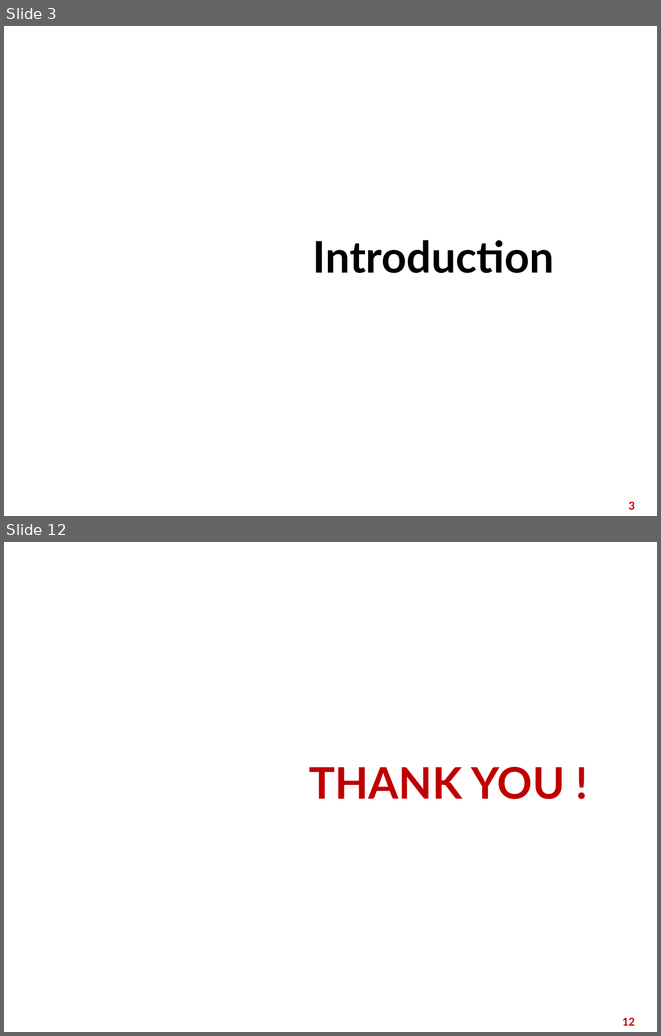
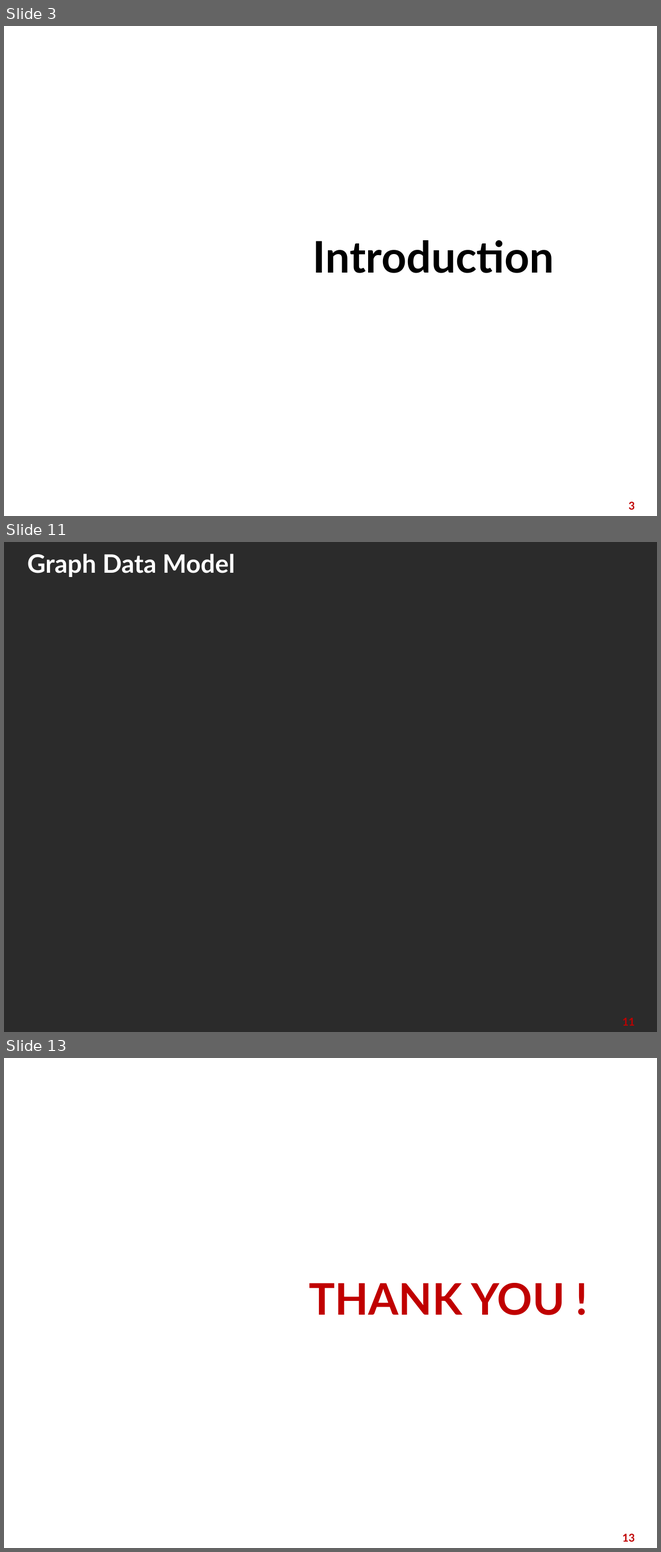
Before and after one commit to nnt2606/semantic-web, a slide deck: Semantic web.pptx. Shown one above the other, each under a label of ours: slides 3 and 12 before the commit, slides 3, 11 and 13 after it; the slides between them are not shown. The pictures are 661x1036 and 661x1552 pixels, drawn with LibreOffice and Linux fonts; fonts in the diff are those of the drawing; background and template pictures are left out; a plain dark background stands for a picture behind light text. Boxes give left, top, right and bottom in pixels: in the first picture for what was removed or moved away, otherwise in the second. Text is boxed around its words. In the diff, an @@ line names an element or a change of style, - is before the commit and + after.

```diff
--- a/Semantic web.pptx
+++ b/Semantic web.pptx
@@ slide 11 added at (4,542,657,1032), background picture (left out) @@
@@ title added at (27,554,235,577), 28 pt, text #FFFFFF, bold @@
+Graph Data Model
@@ page number added at (623,1017,635,1025), 12 pt, text #C00000, bold @@
+11
@@ what was slide 12 is now slide 13 @@
@@ page number at (623,1533,635,1541): text changed @@
-12
+13
```
Also in this commit, not shown: 3 slides changed, 7 other slides added, 7 slides removed.
